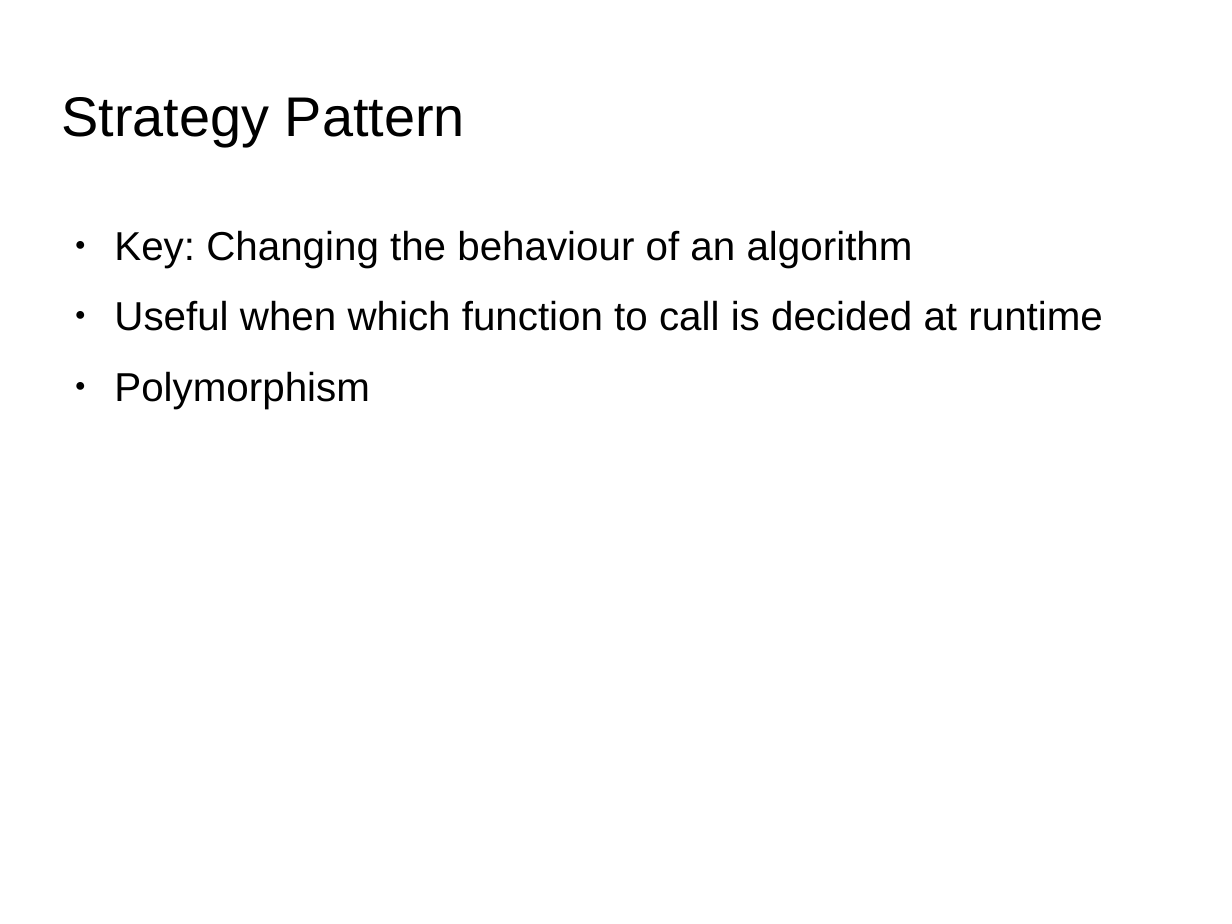
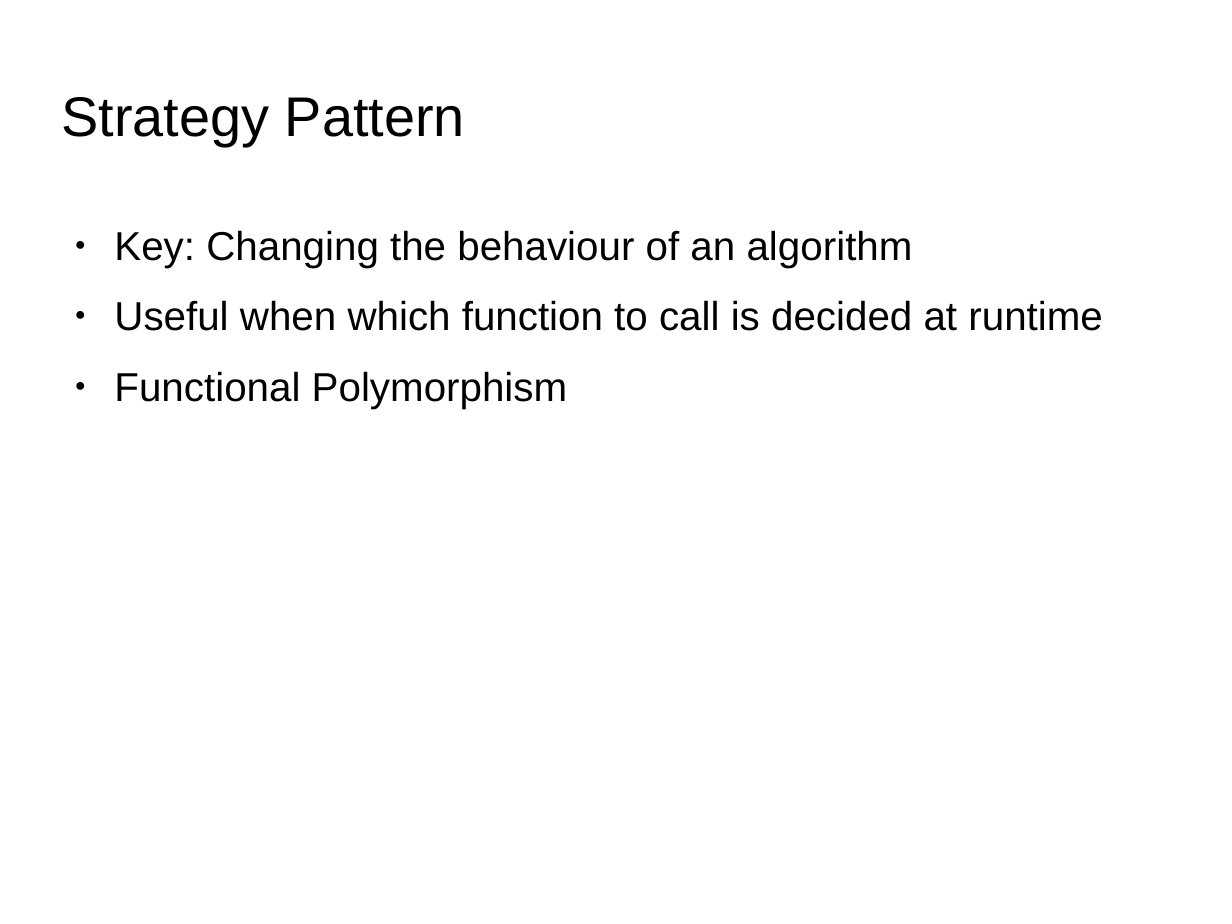
Before and after one commit to shikha-desai/Internship_PreWork, a slide deck: slide 66 of Python/Python_Notes.odp. Drawn at 1232x924 pixels with LibreOffice and Linux fonts; fonts in the diff are those of the drawing; background and template pictures are left out. Boxes give left, top, right and bottom in pixels: in the first picture for what was removed or moved away, otherwise in the second. Text is boxed around its words. In the diff, an @@ line names an element or a change of style, - is before the commit and + after.

Commit message:
Completed design patterns in Python

```diff
--- a/Python/Python_Notes.odp
+++ b/Python/Python_Notes.odp
@@ text at <box>114,371,568,409</box>: text changed @@
-● Polymorphism
+● Functional Polymorphism
```
Also in this commit, not shown: 3 slides added, 1 other file.
